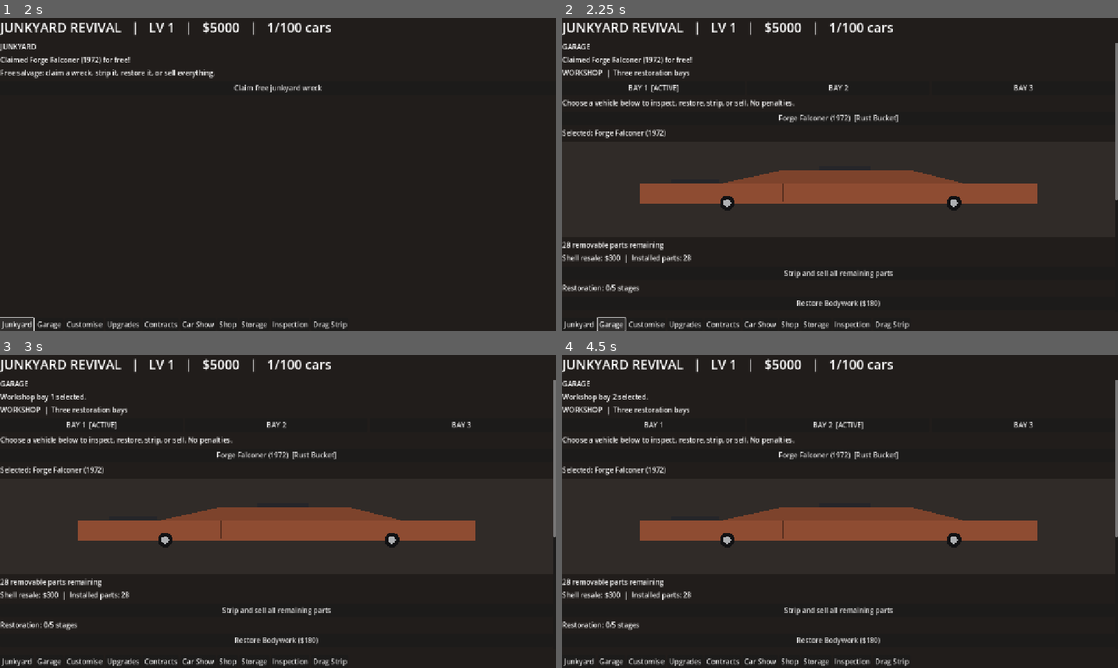
Above: before the commit, frames 1-4 (two rows, left to right).
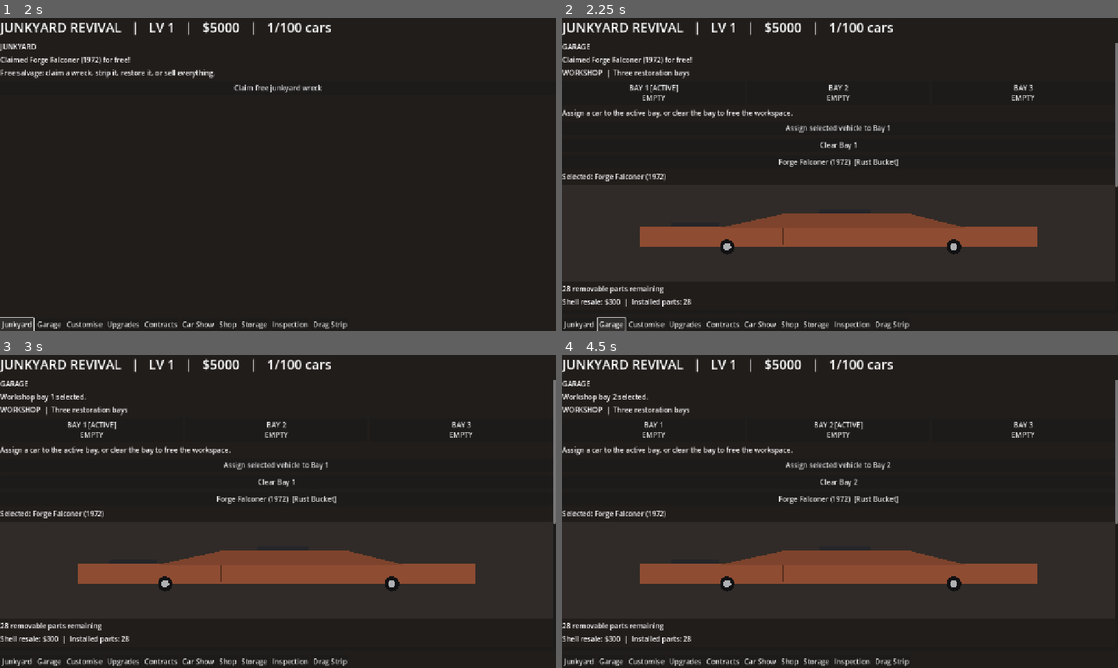
Above: after the commit, the same moments.

Repository: Paulliiee23/Junkyard-revival
Game: Godot game, scene res://scenes/main.tscn
The game is run twice, just before and just after one commit, with the same random seed, the same clock (stepped at 60 frames per second) and the same inputs.
Inputs (mouse positions are in pixels of both pictures, inside the frame that each line leads up to):
- Up to frame 1 (2 s): click "Claim free junkyard wreck" at 0.5 s; click "Junkyard" at 1.25 s
- Up to frame 2 (2.25 s): click "Garage" at 2 s
- Up to frame 3 (3 s): click (88, 423) at 2.75 s, where only the run before the commit has a clickable "BAY 1 [ACTIVE]"
- Up to frame 4 (4.5 s): click (650, 430) at 3.5 s, where only the run after the commit has a clickable "BAY 1 [ACTIVE] EMPTY"; click (840, 423) at 4.25 s, where only the run before the commit has a clickable "BAY 2"

Frame 1 is identical in both runs. In frame 2, 16% of the frame differs, in the area x 0-100%, y 21-93%; in frame 3, 16%; in frame 4, 16%.

Commit message:
Integrate independently occupied workshop bays with save/load

Diff:
--- a/scripts/main.gd
+++ b/scripts/main.gd
@@ -5,6 +5,7 @@
 const Customisation = preload("res://scripts/customisation.gd")
 const PartsInventory = preload("res://scripts/parts_inventory.gd")
 const VehiclePreviewScript = preload("res://scripts/vehicle_preview.gd")
+const WorkshopBays = preload("res://scripts/workshop_bays.gd")
 const TABS := ["Junkyard", "Garage", "Customise", "Upgrades", "Contracts", "Car Show", "Shop", "Storage", "Inspection", "Drag Strip"]
 const MAX_STORAGE := 100
 var current_tab := 0
@@ -14,6 +15,7 @@
 var spare_parts: Array = []
 var selected_car := 0
 var garage_bay := 0
+var bay_assignments: Array = ["", "", ""]
 var storage_filter := "All"
 var selected_category := "Spoiler"
 var status := "Welcome to Junkyard Revival."
@@ -96,14 +98,38 @@
     body.add_child(bay_row)
     for i in range(3):
         var button := Button.new()
-        button.text = "BAY %d%s" % [i + 1, "  [ACTIVE]" if garage_bay == i else ""]
+        var car_index: int = WorkshopBays.find_index(cars, str(bay_assignments[i]))
+        var occupant := "EMPTY" if car_index == -1 else Economy.display_name(cars[car_index])
+        button.text = "BAY %d%s\n%s" % [i + 1, " [ACTIVE]" if garage_bay == i else "", occupant]
         button.size_flags_horizontal = Control.SIZE_EXPAND_FILL
         button.pressed.connect(_select_bay.bind(i))
         bay_row.add_child(button)
-    _label("Choose a vehicle below to inspect, restore, strip, or sell. No penalties.")
+    _label("Assign a car to the active bay, or clear the bay to free the workspace.")
+    if not cars.is_empty():
+        _button("Assign selected vehicle to Bay %d" % (garage_bay + 1), _assign_selected_to_bay)
+    _button("Clear Bay %d" % (garage_bay + 1), _clear_active_bay)
+    var active_index: int = WorkshopBays.find_index(cars, str(bay_assignments[garage_bay]))
+    if active_index >= 0:
+        _button("Select vehicle occupying this bay", _select_car.bind(active_index))
+
+func _assign_selected_to_bay() -> void:
+    if cars.is_empty():
+        return
+    selected_car = clampi(selected_car, 0, cars.size() - 1)
+    bay_assignments = WorkshopBays.assign(bay_assignments, cars, garage_bay, str(cars[selected_car].get("id", "")))
+    status = "Vehicle assigned to workshop bay %d." % (garage_bay + 1)
+    _save_and_render()
+
+func _clear_active_bay() -> void:
+    bay_assignments = WorkshopBays.clear(bay_assignments, garage_bay)
+    status = "Workshop bay %d cleared." % (garage_bay + 1)
+    _save_and_render()
 
 func _select_bay(index: int) -> void:
     garage_bay = clampi(index, 0, 2)
+    var occupant: int = WorkshopBays.find_index(cars, str(bay_assignments[garage_bay]))
+    if occupant >= 0:
+        selected_car = occupant
     status = "Workshop bay %d selected." % (garage_bay + 1)
     _save_and_render()
 
@@ -326,6 +352,7 @@
     var payout: int = Economy.sell_shell(cars[selected_car])
     cash += payout
     cars.remove_at(selected_car)
+    bay_assignments = WorkshopBays.normalise(bay_assignments, cars)
     selected_car = maxi(0, selected_car - 1)
     status = "Sold shell for $%d. All choices are yours." % payout
     _save_and_render()
@@ -341,7 +368,7 @@
 func _save_game() -> void:
     var file := FileAccess.open("user://junkyard_revival.json", FileAccess.WRITE)
     if file:
-        file.store_string(JSON.stringify({"tab": current_tab, "cash": cash, "level": level, "cars": cars, "selected": selected_car, "bay": garage_bay, "spare_parts": spare_parts, "storage_filter": storage_filter}))
+        file.store_string(JSON.stringify({"tab": current_tab, "cash": cash, "level": level, "cars": cars, "selected": selected_car, "bay": garage_bay, "spare_parts": spare_parts, "storage_filter": storage_filter, "bay_assignments": bay_assignments}))
 
 func _load_game() -> void:
     if not FileAccess.file_exists("user://junkyard_revival.json"):
@@ -357,6 +384,9 @@
         selected_car = int(data.get("selected", 0))
         garage_bay = clampi(int(data.get("bay", 0)), 0, 2)
         storage_filter = str(data.get("storage_filter", "All"))
+        var loaded_bays = data.get("bay_assignments", ["", "", ""])
+        if loaded_bays is Array:
+            bay_assignments = loaded_bays
         var saved_spares = data.get("spare_parts", [])
         if saved_spares is Array:
             spare_parts = saved_spares
@@ -365,3 +395,4 @@
             for item in saved_cars:
                 if item is Dictionary:
                     cars.append(item)
+        bay_assignments = WorkshopBays.normalise(bay_assignments, cars)
